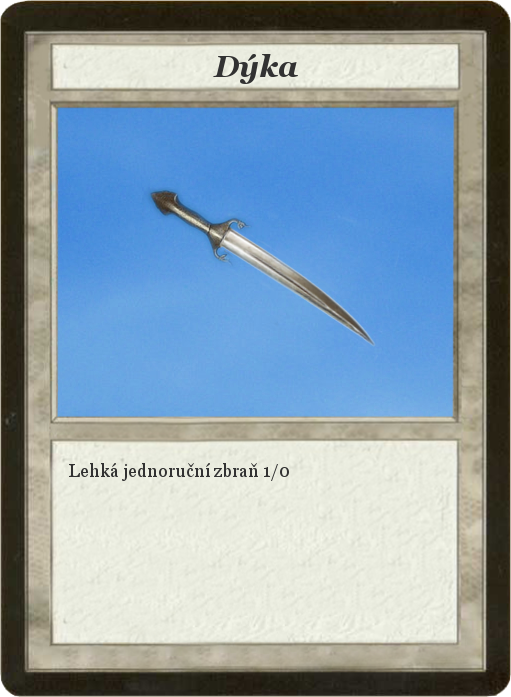
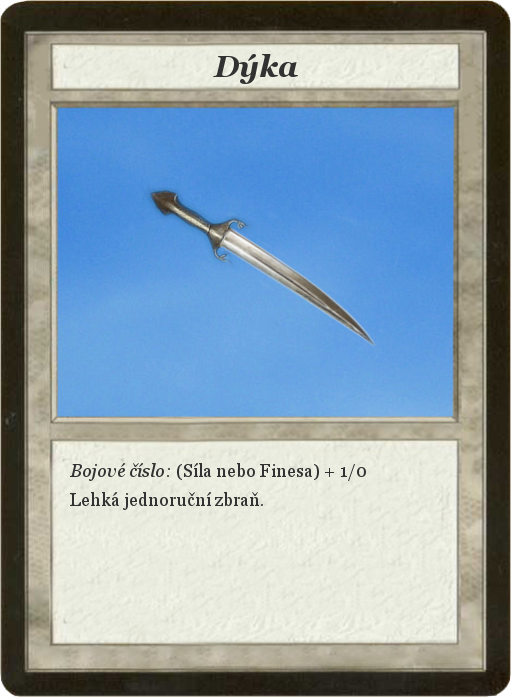
Comparing the layer stacks of the two 511×697 images. Changes:
renamed "Lehká jednoruční zbraň 1/0" to "Bojové číslo: (Síla nebo Fines...", painted on it over (69, 463, 366, 510)
